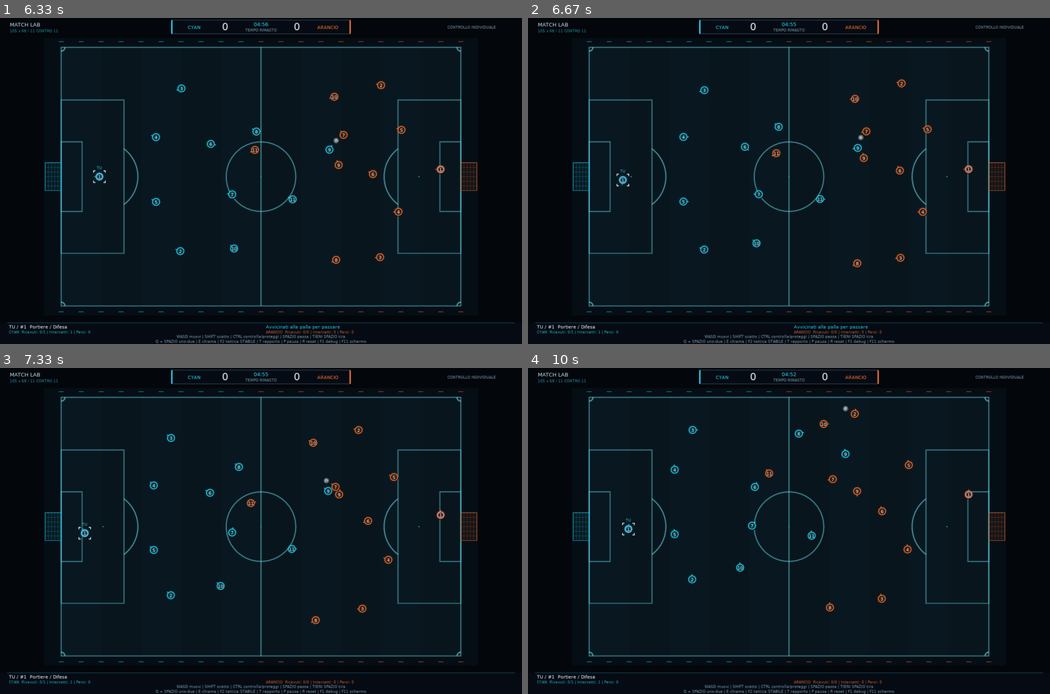
Above: before the commit, frames 1-4 (two rows, left to right).
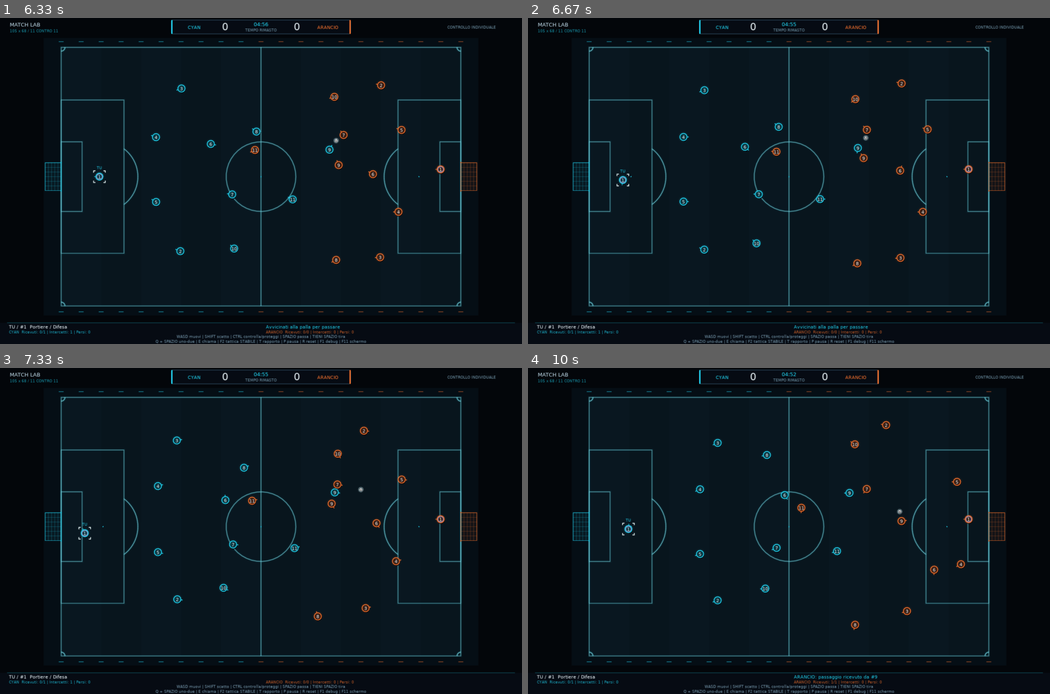
Above: after the commit, the same moments.

Repository: Askeladd22/FoosballPhysicsLab
Game: LÖVE game, started from main.lua
Two runs of this game, one before a commit and one after it. Both use one fixed random seed, a clock stepped at 60 frames per second and the inputs below.
Inputs (mouse positions are in pixels of both pictures, inside the frame that each line leads up to):
- Up to frame 1 (6.33 s): tap 1 at 0.33 s; hold Left 0.67-1.2 s; move the mouse to (67, 148) at 0.7 s; hold Down 1.23-1.53 s; tap T at 1.57 s; click "T / ESC RIPRENDI" at 1.95 s; tap Space at 2.23, 3.12, 4.68, 6.02 s; hold Up 2.57-2.93 s; move the mouse to (198, 158) at 2.6 s; tap J at 2.63, 3.03, 3.33, 3.7, 4.1, 4.4, 4.6, 4.9, 5.1, 5.43, 5.73, 5.93, 6.23 s; hold Right 2.97-3.6 s; move the mouse to (266, 79) at 3 s; hold Down 3.63-4 s; move the mouse to (104, 161) at 3.67 s; tap K at 3.78, 5.18 s; hold Left 4.03-4.5 s; move the mouse to (307, 96) at 4.07 s; hold Right 4.53-5 s; move the mouse to (219, 161) at 4.57 s; hold Up 5.03-5.33 s; move the mouse to (214, 63) at 5.07 s; hold Right 5.37-5.83 s; move the mouse to (448, 220) at 5.4 s; hold Left from 5.87 s (still down); move the mouse to (109, 115) at 5.9 s
- Up to frame 2 (6.67 s): release Left at 6.4 s; hold Down from 6.43 s (still down); move the mouse to (909, 181) at 6.47 s; tap J at 6.5 s; tap K at 6.58 s
- Up to frame 3 (7.33 s): release Down at 6.73 s; hold Left 6.77-7.17 s; move the mouse to (234, 534) at 6.8 s; tap J at 6.83, 7.13, 7.27 s; hold Up from 7.2 s (still down); move the mouse to (104, 544) at 7.23 s
- Up to frame 4 (10 s): tap Space at 7.35, 8.82 s; release Up at 7.57 s; hold Right 7.6-8.23 s; move the mouse to (606, 475) at 7.63 s; tap J at 7.67, 7.97, 8.33, 8.73, 9.03, 9.23, 9.53, 9.73 s; tap K at 7.75, 9.32 s; hold Down 8.27-8.63 s; move the mouse to (611, 521) at 8.3 s; hold Left 8.67-9.13 s; move the mouse to (778, 645) at 8.7 s; hold Right 9.17-9.63 s; move the mouse to (736, 452) at 9.2 s; hold Up 9.67-9.97 s; move the mouse to (590, 472) at 9.7 s

Frame 1 is identical in both runs. In frame 2, 0.2% of the frame differs, in the area x 46-73%, y 23-49%; in frame 3, 1.3%; in frame 4, 1.6%, in the area x 27-86%, y 11-97%.

Commit message:
fix(ai): prevent instant back-and-forth kicks on the same contested ball

Diff:
--- a/src/sim.lua
+++ b/src/sim.lua
@@ -154,6 +154,10 @@
 -- Kicks have an impulse, not an ownership or auto-pass animation.
 function Sim.kick(s,p,tx,ty,power,action,plan)
     if s.phase~="play" then return false end
+    -- A contested poke needs one short physical travel interval before
+    -- another actor can counter-strike. Avoid same-decision-tick ping-pong.
+    if s.lastAction=="tackle" and s.lastKicker~=p and
+        s.elapsed-s.lastKickTime<0.09 then return false end
     if p.cooldown>0 then
         if p==s.controlled then s.actionFeedback={message="Calcio in recupero",expires=s.elapsed+0.65} end
         return false
